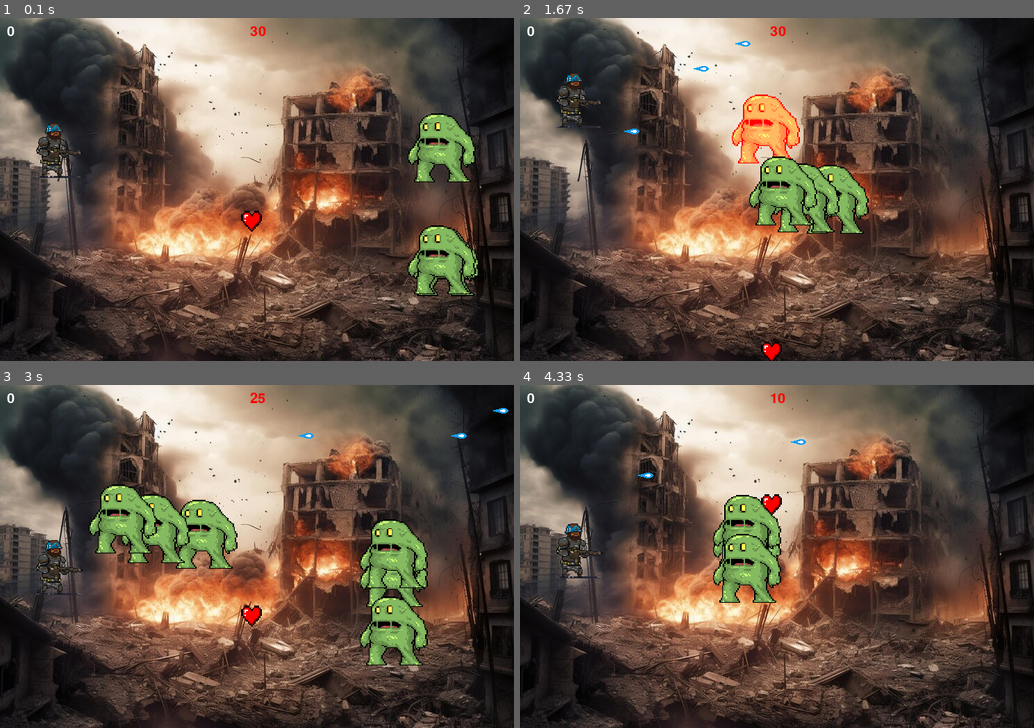
Above: before the commit, frames 1-4 (two rows, left to right).
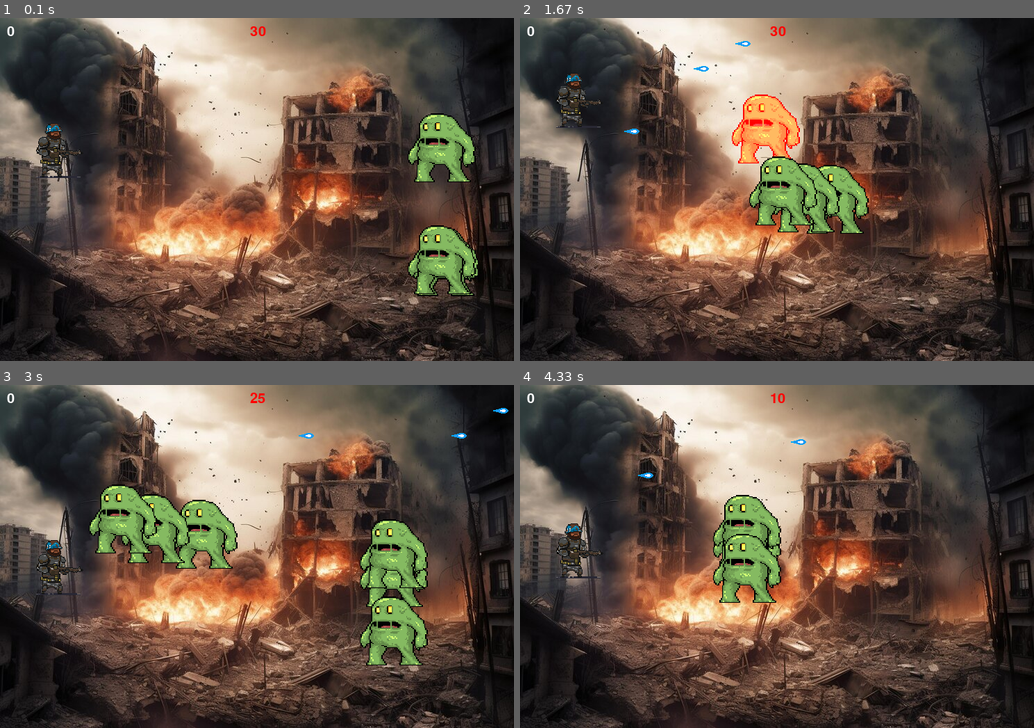
Above: after the commit, the same moments.

Repository: Zack-D-44/Monster-shooter-Pygame-game
Game: pygame game, started from main.py
Two runs of this game, one before a commit and one after it. Both use one fixed random seed, a clock stepped at 60 frames per second and the inputs below.
Inputs:
- Up to frame 1 (0.1 s): no input
- Up to frame 2 (1.67 s): tap Space at 0.33, 0.73, 1.03, 1.23, 1.57 s; hold W 0.67-1.13 s; hold S 1.17-1.47 s; hold W from 1.5 s (still down)
- Up to frame 3 (3 s): release W at 1.87 s; hold S 1.9-2.27 s; tap Space at 1.97, 2.37, 2.7 s; hold W 2.3-2.6 s; hold S 2.63-2.93 s; hold W from 2.97 s (still down)
- Up to frame 4 (4.33 s): tap Space at 3.03, 3.43, 3.83, 4.17 s; release W at 3.33 s; hold S 3.37-3.73 s; hold W 3.77-4.07 s; hold S from 4.1 s (still down)

The runs differ from the first frame. In frame 1, 0.2% of the frame differs, in the area x 46-51%, y 56-63%; in frame 2, 0.2%; in frame 3, 0.2%; in frame 4, 0.2%.

Commit message:
Removing power up feature

Diff:
--- a/game.py
+++ b/game.py
@@ -152,7 +152,7 @@
 
 
 #Class that handles player powerups
-class PowerUps(pygame.sprite.Sprite):
+'''class PowerUps(pygame.sprite.Sprite):
     def __init__(self, screen):
         pygame.sprite.Sprite.__init__(self)
 
@@ -245,7 +245,7 @@
             powerUpRect.y += self.powerUpSpeed
 
         #Drawing sprite
-        self.screen.blit(powerUpImage, powerUpRect)
+        self.screen.blit(powerUpImage, powerUpRect)'''
 
 
 
@@ -271,8 +271,8 @@
 
 
         #creating powerups object and creating a health powerup
-        self.powerUps = PowerUps(self.screen)
-        self.powerUps.healthPowerUp()
+        #self.powerUps = PowerUps(self.screen)
+        #self.powerUps.healthPowerUp()
 
         #Initialising enemies
         self.enemies = pygame.sprite.Group()
@@ -412,7 +412,7 @@
         self.bullets.draw(self.screen)
         self.uiInfo.drawScore(self.enemiesKilled)
         self.uiInfo.drawHealth(self.player.health)
-        self.powerUps.powerUpUpdate(self.powerUps.hPowerUpRect, self.powerUps.hPowerUpImage)
+        #self.powerUps.powerUpUpdate(self.powerUps.hPowerUpRect, self.powerUps.hPowerUpImage)
 
         #self.powerUps.powerUpUpdate(self.powerUps.fRatePowerUpRect, self.powerUps.fRatePowerUpImage)
 
